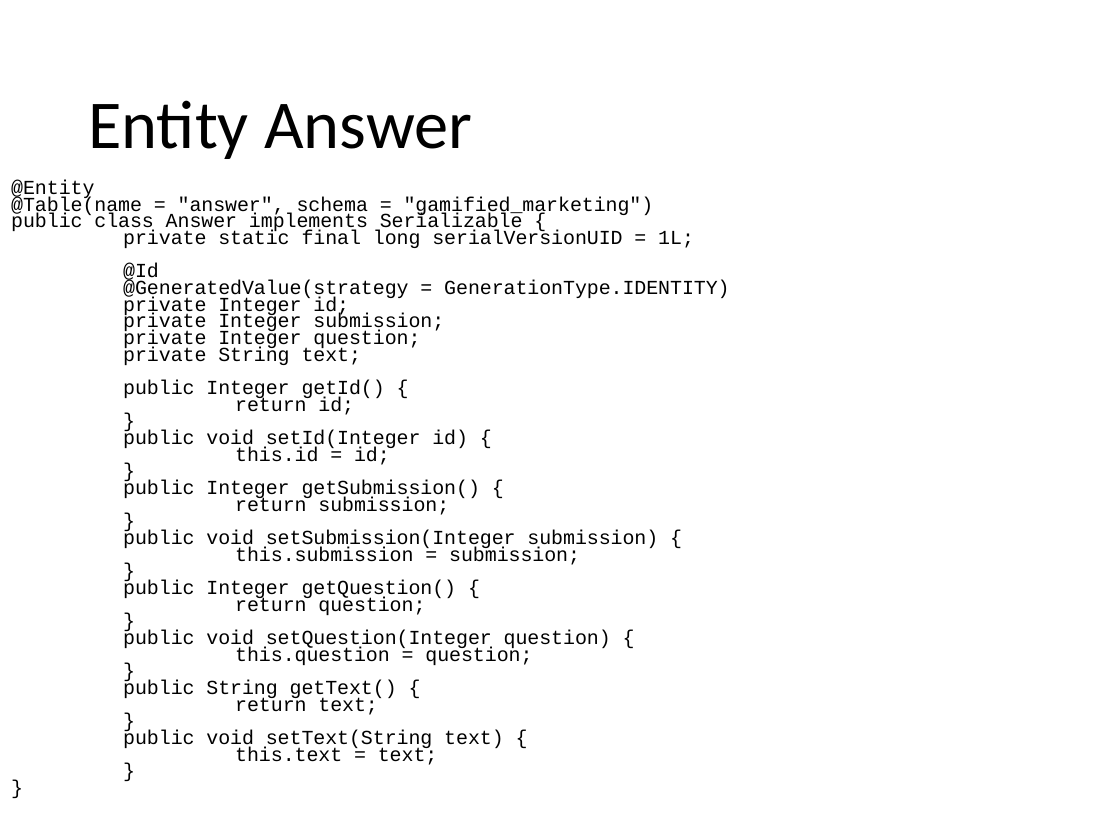
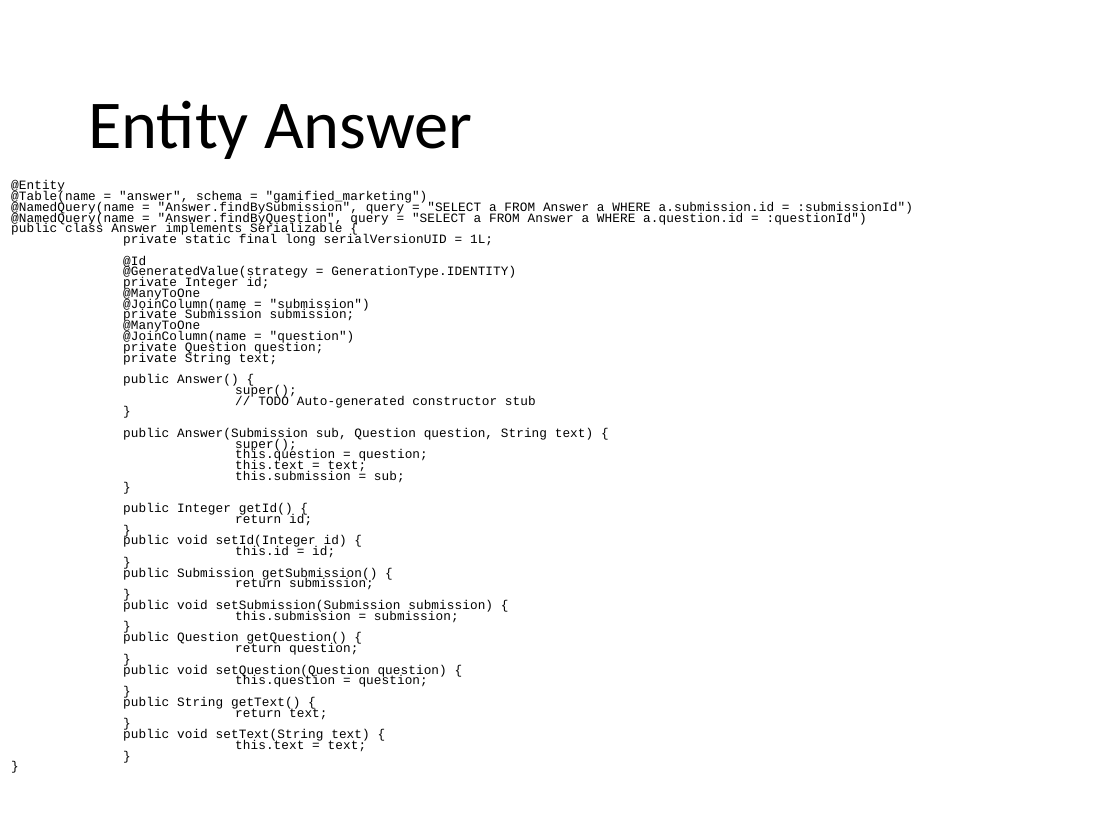
Before and after one commit to Danielededo/Gamified-marketing-application-DB2, a slide deck: slide 22 of Documentation/Presentation.pptx (slide 16 before the commit). Drawn at 1120x840 pixels with LibreOffice and Linux fonts; fonts in the diff are those of the drawing. Boxes give left, top, right and bottom in pixels: in the first picture for what was removed or moved away, otherwise in the second. Text is boxed around its words. In the diff, an @@ line names an element or a change of style, - is before the commit and + after.

```diff
--- a/Documentation/Presentation.pptx
+++ b/Documentation/Presentation.pptx
@@ text at [11, 202, 913, 226]: paragraphs added @@
+@NamedQuery(name = "Answer.findBySubmission", query = "SELECT a FROM Answer a WHERE a.submission.id = :submissionId")
+@NamedQuery(name = "Answer.findByQuestion", query = "SELECT a FROM Answer a WHERE a.question.id = :questionId")
@@ text at [11, 180, 516, 751]: size 12.8 to 8.3 pt in "@Entity", "@Table(name = "answer", schema = "gamified_marketing")", "public class Answer implements Serializable {", "private static final long serialVersionUID = 1L;" and 25 more places @@
@@ text at [123, 288, 370, 355]: text changed; size 12.8 to 8.3 pt @@
-private Integer submission;
-private Integer question;
+@ManyToOne
+@JoinColumn(name = "submission")
+private Submission submission;
+@ManyToOne
+@JoinColumn(name = "question")
+private Question question;
@@ text at [123, 374, 593, 483]: paragraphs added @@
+public Answer() {
+super();
+// TODO Auto-generated constructor stub
+}
+public Answer(Submission sub, Question question, String text) {
+super();
+this.question = question;
+this.text = text;
+this.submission = sub;
+}
@@ text at [123, 568, 378, 581]: text changed; size 12.8 to 8.3 pt @@
-public Integer getSubmission() {
+public Submission getSubmission() {
@@ text at [123, 600, 493, 613]: text changed; size 12.8 to 8.3 pt @@
-public void setSubmission(Integer submission) {
+public void setSubmission(Submission submission) {
@@ text at [123, 632, 347, 645]: text changed; size 12.8 to 8.3 pt @@
-public Integer getQuestion() {
+public Question getQuestion() {
@@ text at [123, 664, 447, 677]: text changed; size 12.8 to 8.3 pt @@
-public void setQuestion(Integer question) {
+public void setQuestion(Question question) {
```
Also in this commit, not shown: 13 other slides changed, 12 slides added, 4 slides removed.
